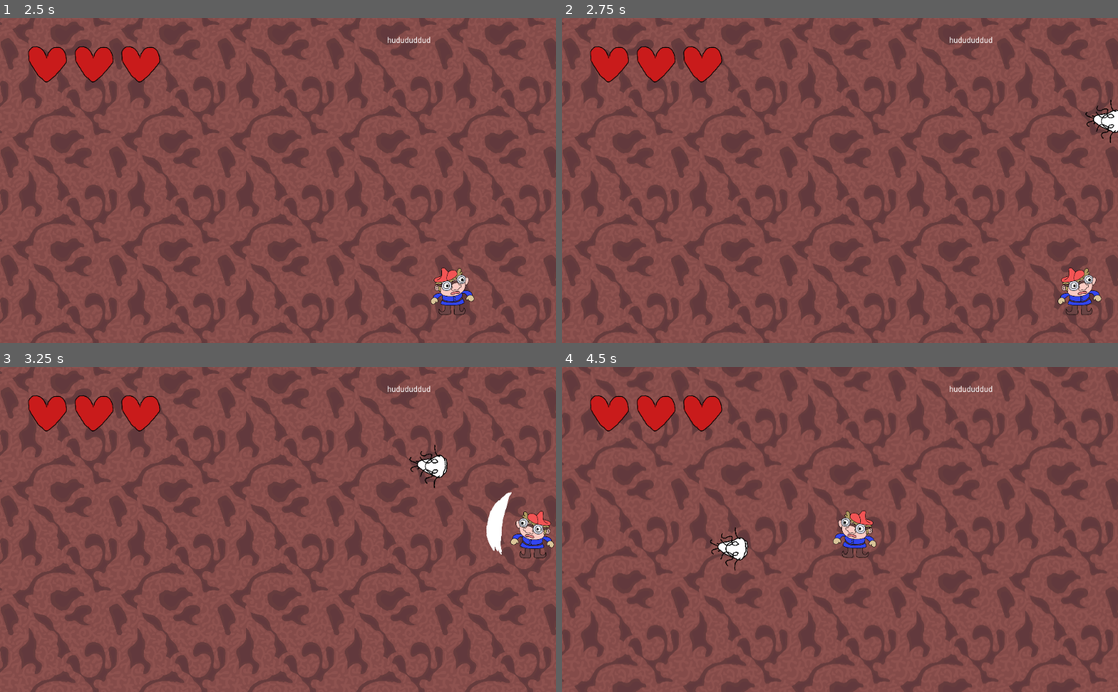
Above: before the commit, frames 1-4 (two rows, left to right).
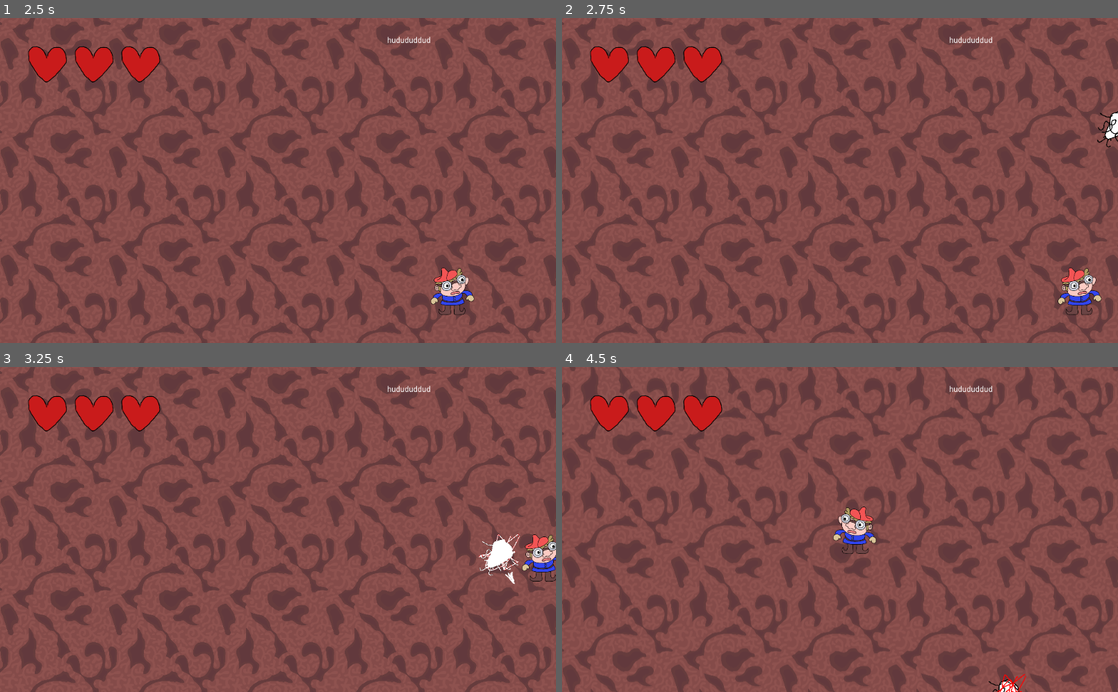
Above: after the commit, the same moments.

Repository: Snorps/deworming
Game: Godot game, scene res://Game_Container.tscn
The game is run twice, just before and just after one commit, with the same random seed, the same clock (stepped at 60 frames per second) and the same inputs.
Inputs (mouse positions are in pixels of both pictures, inside the frame that each line leads up to):
- Up to frame 1 (2.5 s): tap Enter at 0.5, 1.25, 2 s; move the mouse to (400, 164) at 0.52 s; hold D (move_right) 0.53-1.28 s; click (400, 164) at 0.67 s; move the mouse to (166, 196) at 1.27 s; hold S (move_down) 1.28-2.03 s; move the mouse to (333, 109) at 2.02 s; hold D (move_right) from 2.03 s (still down)
- Up to frame 2 (2.75 s): keep holding D (move_right)
- Up to frame 3 (3.25 s): tap Enter at 2.75 s; move the mouse to (250, 594) at 2.77 s; release D (move_right) at 2.78 s; hold W (move_up) from 2.78 s (still down); click (250, 594) at 2.92 s
- Up to frame 4 (4.5 s): tap Enter at 3.5, 4.25 s; move the mouse to (1006, 578) at 3.52 s; release W (move_up) at 3.53 s; hold A (move_left) from 3.53 s (still down); move the mouse to (673, 480) at 4.27 s

Frame 1 is identical in both runs. In frame 2, 0.3% of the frame differs, in the area x 94-100%, y 25-40%; in frame 3, 2.2%; in frame 4, 42%, in the area x 0-100%, y 0-100%.

Commit message:
Adjusted enemy spawning.

Diff:
--- a/Scripts/Game.gd
+++ b/Scripts/Game.gd
@@ -38,7 +38,5 @@
 	else:
 		mobPos.y = ls.y/2
 
-	print(ls/2, mobPos)
-
 	mob.position = mobPos
 	add_child(mob)
--- a/Scripts/Mob.gd
+++ b/Scripts/Mob.gd
@@ -4,6 +4,7 @@
 
 enum State {dead, default}
 var state
+var rand = RandomNumberGenerator.new()
 
 func _on_Area2D_area_entered(area):
 	if area.name == "Melee" and not state == State.dead:
@@ -29,8 +30,15 @@
 var velocity
 # Called when the node enters the scene tree for the first time.
 func _ready():
+	rand.randomize()
+
 	velocity = rand_range(300.0, 450.0)
-	look_at(Vector2(300,300))
+
+	look_at(GameVars.player.position)
+	var r = rand.randfn(0.1, 0.4) * 30
+	rotation_degrees = rotation_degrees + r
+	print(r)
+
 	set_linear_velocity(get_global_transform().x.normalized() * velocity)
 
 
